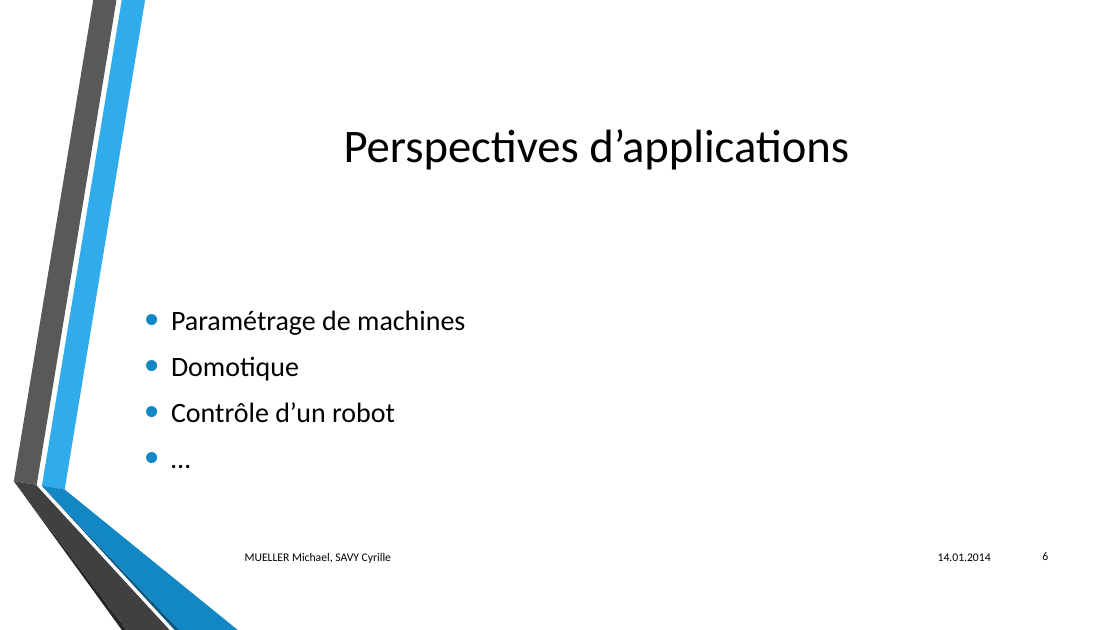
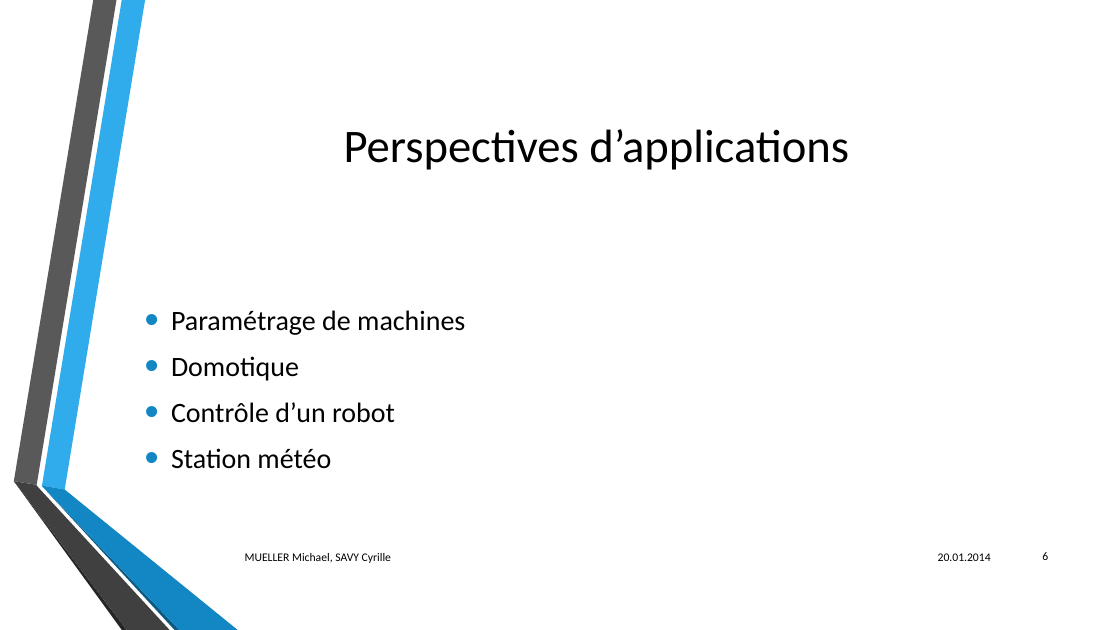
Before and after one commit to CyrilleSavy/BluetoothDevMob, a slide deck: slide 6 of Bluetooth sur Android.pptx. Drawn at 1120x630 pixels with LibreOffice and Linux fonts; fonts in the diff are those of the drawing; background and template pictures are left out. Boxes give left, top, right and bottom in pixels: in the first picture for what was removed or moved away, otherwise in the second. Text is boxed around its words. In the diff, an @@ line names an element or a change of style, - is before the commit and + after.

```diff
--- a/Bluetooth sur Android.pptx
+++ b/Bluetooth sur Android.pptx
@@ text at <box>171,448,331,469</box>: text changed @@
-• …
+• Station météo
@@ text at <box>938,553,991,561</box>: text changed @@
-14.01.2014
+20.01.2014
```
Also in this commit, not shown: 16 other slides changed, 6 other files.
